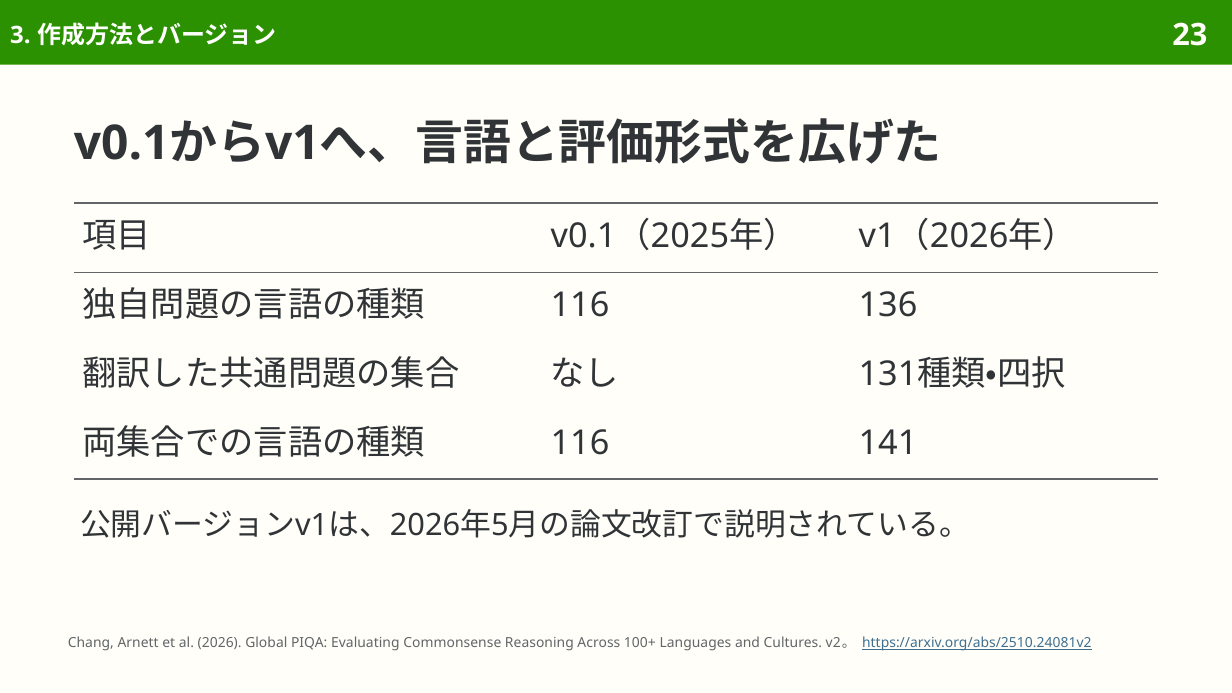
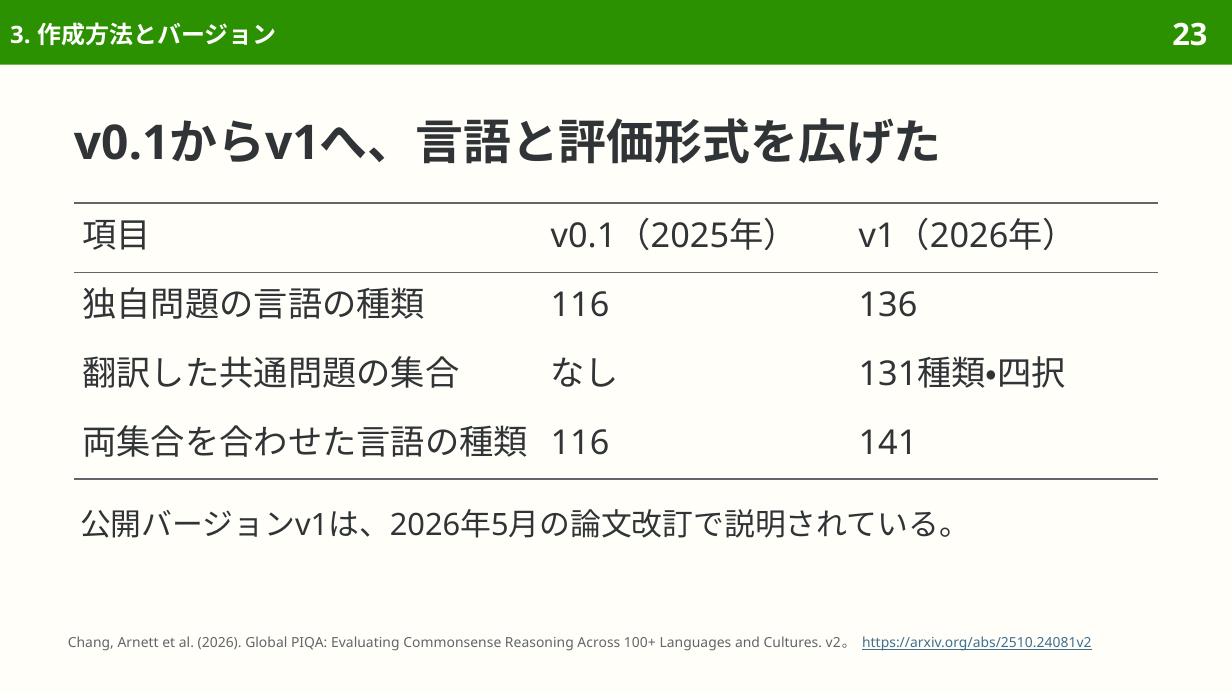
Before and after one commit to sasakiy84/datasets-in-10-minutes, a slide deck: slide 23 of slides/datasets-in-10-minutes-global-piqa.pptx. Drawn at 1232x693 pixels with LibreOffice and Linux fonts; fonts in the diff are those of the drawing. Boxes give left, top, right and bottom in pixels: in the first picture for what was removed or moved away, otherwise in the second. Text is boxed around its words. In the diff, an @@ line names an element or a change of style, - is before the commit and + after.

```diff
--- a/slides/datasets-in-10-minutes-global-piqa.pptx
+++ b/slides/datasets-in-10-minutes-global-piqa.pptx
@@ table at (74, 203, 1158, 479) @@
-row 4, column 1: 両集合での言語の種類
+row 4, column 1: 両集合を合わせた言語の種類
```
Also in this commit, not shown: 9 other slides changed, 7 other files.
